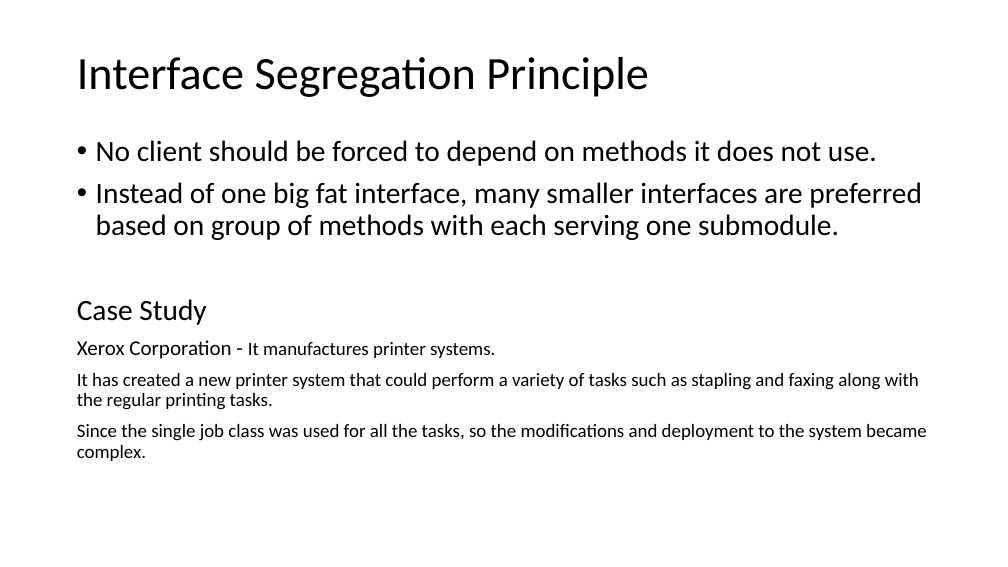
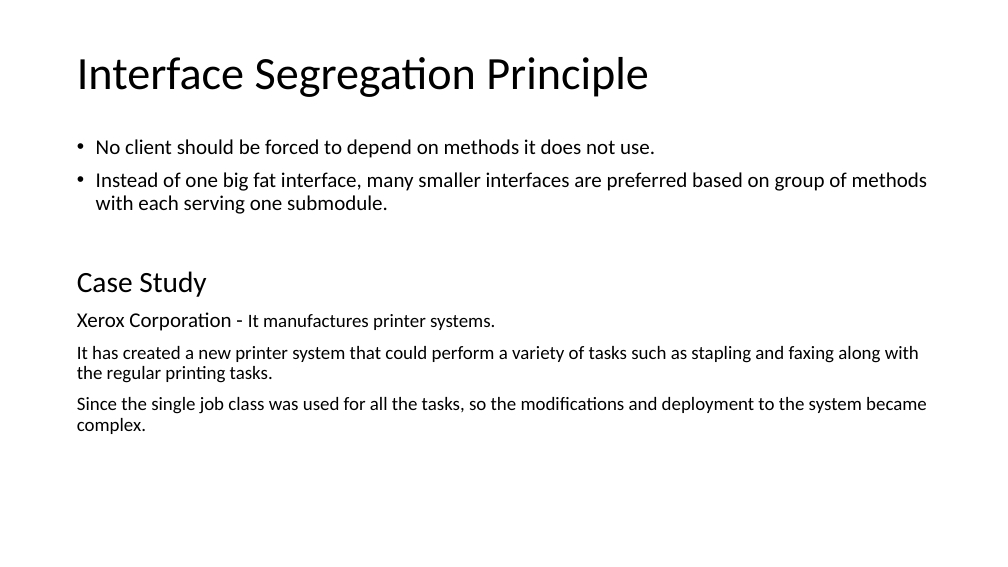
Before and after one commit to sagarkhera/SOLID, a slide deck: slide 5 of SOLID PRINCIPLES.pptx. Drawn at 1008x567 pixels with LibreOffice and Linux fonts; fonts in the diff are those of the drawing. Boxes give left, top, right and bottom in pixels: in the first picture for what was removed or moved away, otherwise in the second. Text is boxed around its words. In the diff, an @@ line names an element or a change of style, - is before the commit and + after.

```diff
--- a/SOLID PRINCIPLES.pptx
+++ b/SOLID PRINCIPLES.pptx
@@ text at (96, 139, 928, 214): size 28 to 20 pt in "No client should be forced to depend ...", "Instead of one big fat interface, many ..." @@
```
Also in this commit, not shown: 1 other slide changed, 3 slides added.
